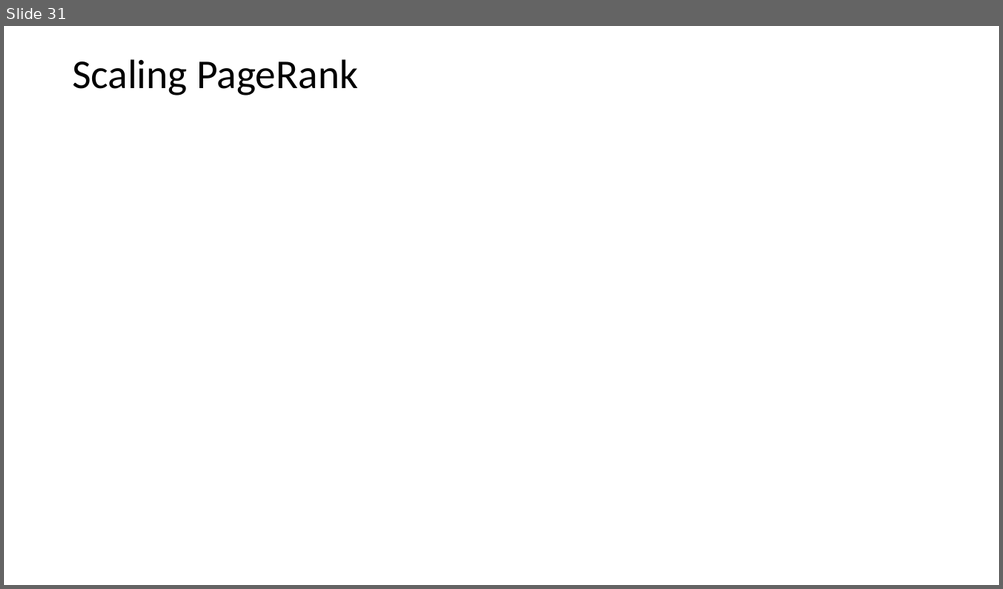
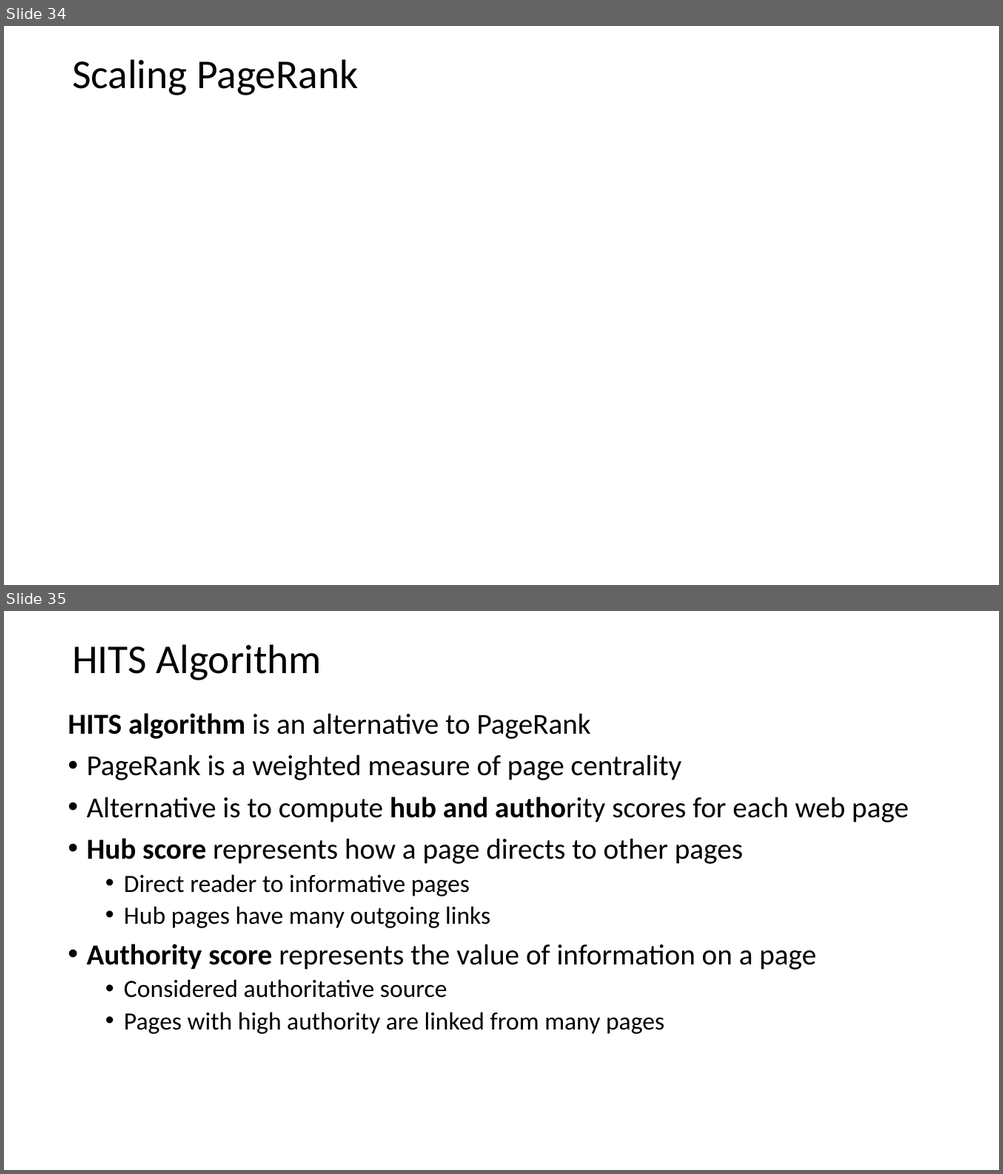
Before and after one commit to StephenElston/CSCI-E-108, a slide deck: slides/5_WebSearching.pptx. Shown one above the other, each under a label of ours: slide 31 before the commit, slides 34 and 35 after it. The pictures are 1003x589 and 1003x1174 pixels, drawn with LibreOffice and Linux fonts; fonts in the diff are those of the drawing; grey boxes stand for pictures. Boxes give left, top, right and bottom in pixels: in the first picture for what was removed or moved away, otherwise in the second. Text is boxed around its words. In the diff, an @@ line names an element or a change of style, - is before the commit and + after.

```diff
--- a/slides/5_WebSearching.pptx
+++ b/slides/5_WebSearching.pptx
@@ slide 35 added at (4,611,999,1170), background #FFFFFF @@
@@ title added at (72,644,321,681), 39.6 pt, text #000000 @@
+HITS Algorithm
@@ text added at (68,713,908,1034), 28 pt, text #000000 @@
+HITS algorithm is an alternative to PageRank
+• PageRank is a weighted measure of page centrality
+• Alternative is to compute hub and authority scores for each web page
+• Hub score represents how a page directs to other pages
+  • Direct reader to informative pages
+  • Hub pages have many outgoing links
+• Authority score represents the value of information on a page
+  • Considered authoritative source
+  • Pages with high authority are linked from many pages
@@ what was slide 31 is now slide 34 @@
```
Also in this commit, not shown: 2 slides changed, 7 other slides added, 1 slide removed.
